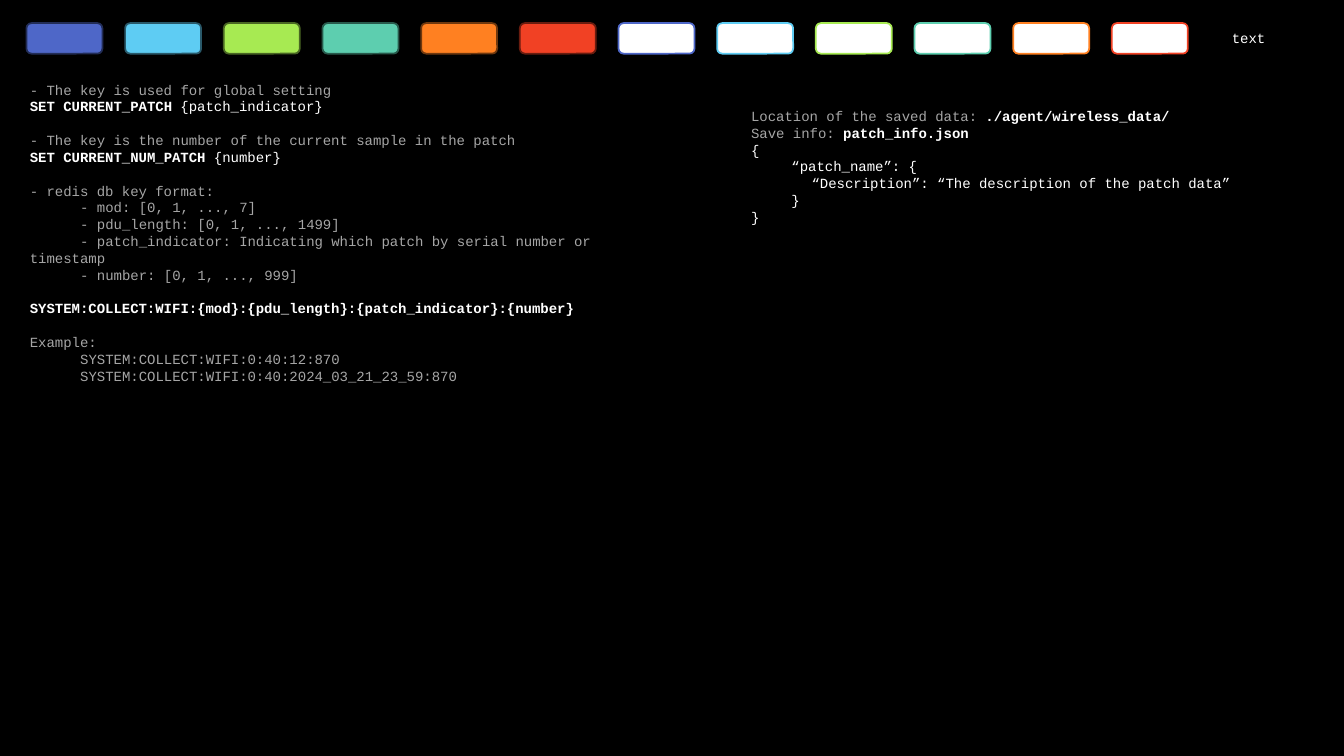
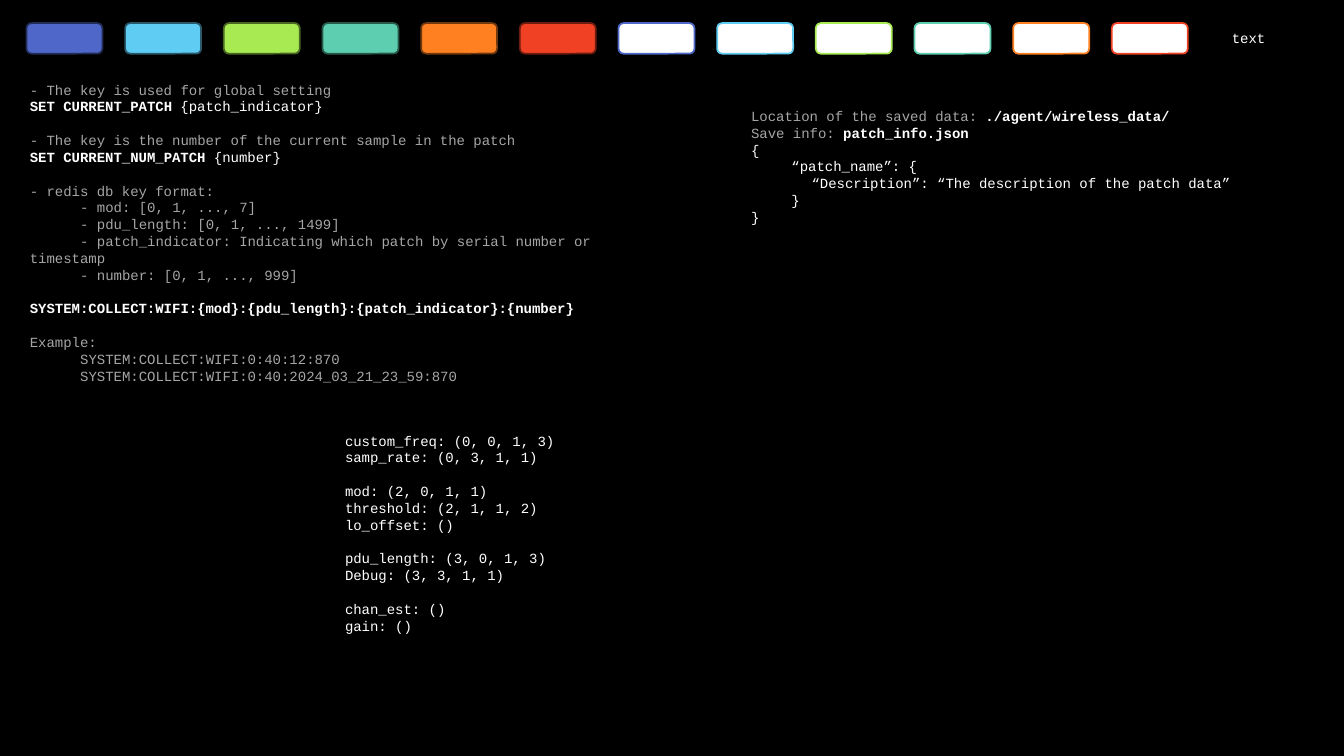
Before and after one commit to chun-chih-lin/wireless_transformer, a slide deck: slide 3 of NOTES.pptx. Drawn at 1344x756 pixels with LibreOffice and Linux fonts; fonts in the diff are those of the drawing; background and template pictures are left out. Boxes give left, top, right and bottom in pixels: in the first picture for what was removed or moved away, otherwise in the second. Text is boxed around its words. In the diff, an @@ line names an element or a change of style, - is before the commit and + after.

```diff
--- a/NOTES.pptx
+++ b/NOTES.pptx
@@ text added at (345, 436, 555, 634), 10 pt, text #FFFFFF @@
+custom_freq: (0, 0, 1, 3)
+samp_rate: (0, 3, 1, 1)
+mod: (2, 0, 1, 1)
+threshold: (2, 1, 1, 2)
+lo_offset: ()
+pdu_length: (3, 0, 1, 3)
+Debug: (3, 3, 1, 1)
+chan_est: ()
+gain: ()
```
Also in this commit, not shown: 2 other files.
